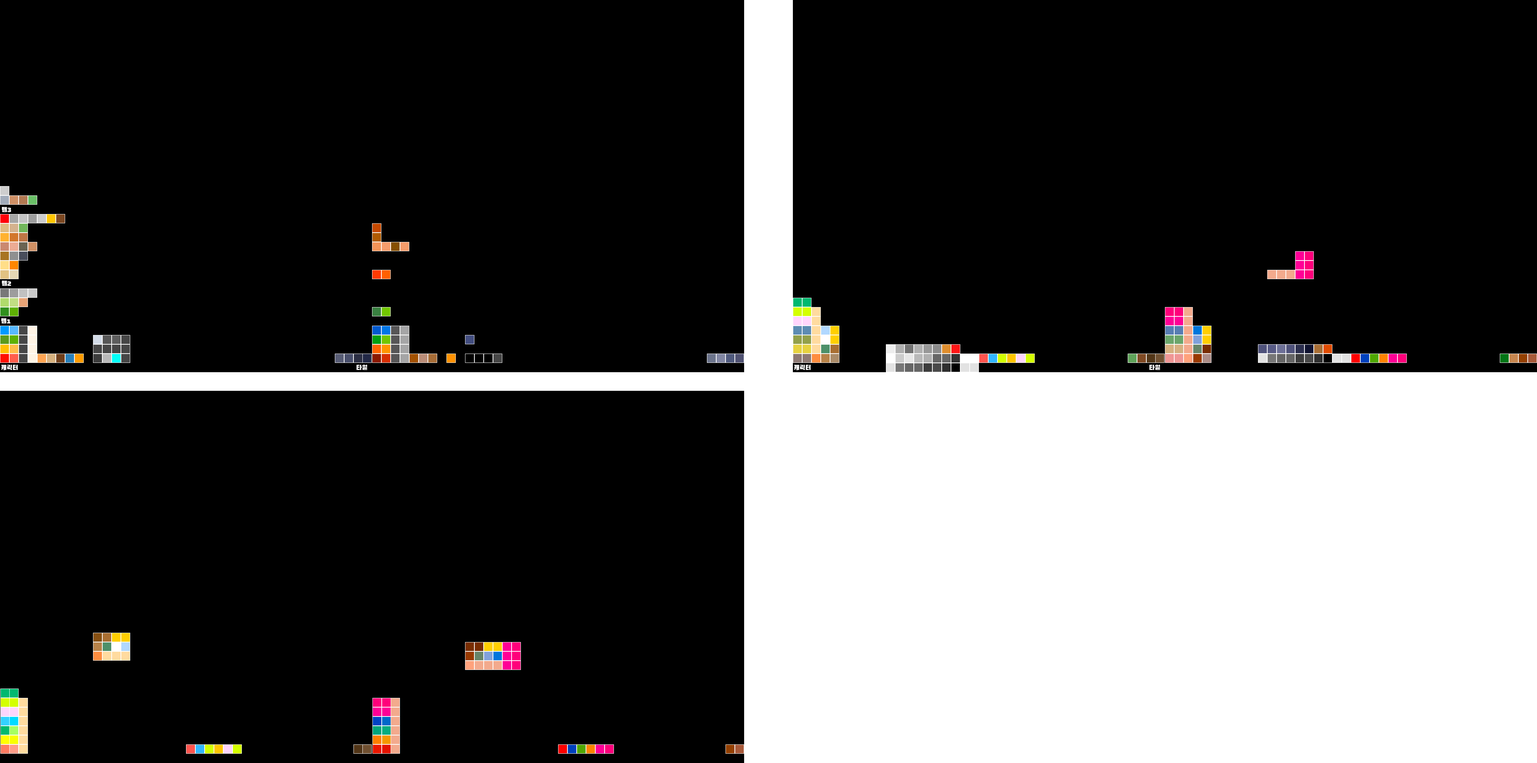
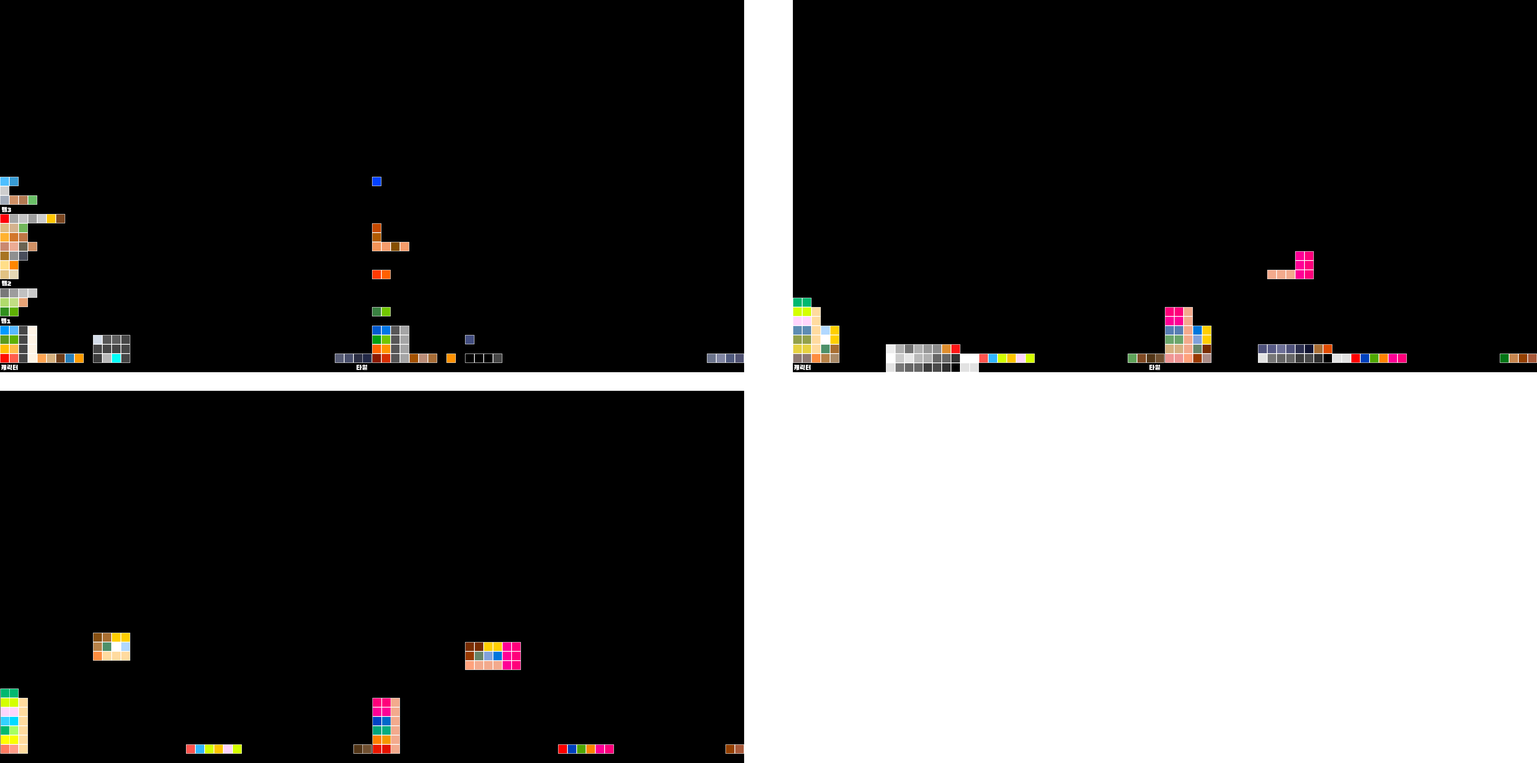
Comparing the layer stacks of the two 1537×763 images. Changes:
added layer "사각형 1 copy 10 복사 2" (1st of 2, in "Block-EM") in group "Block-EM" over <box>372,176,382,187</box>
added layer "사각형 1 copy 10 복사 3" in group "Block-BM" over <box>9,176,19,187</box>
added layer "사각형 1 copy 10 복사 2" (2nd of 2, in "Block-BM") in group "Block-BM" over <box>0,176,10,187</box>
